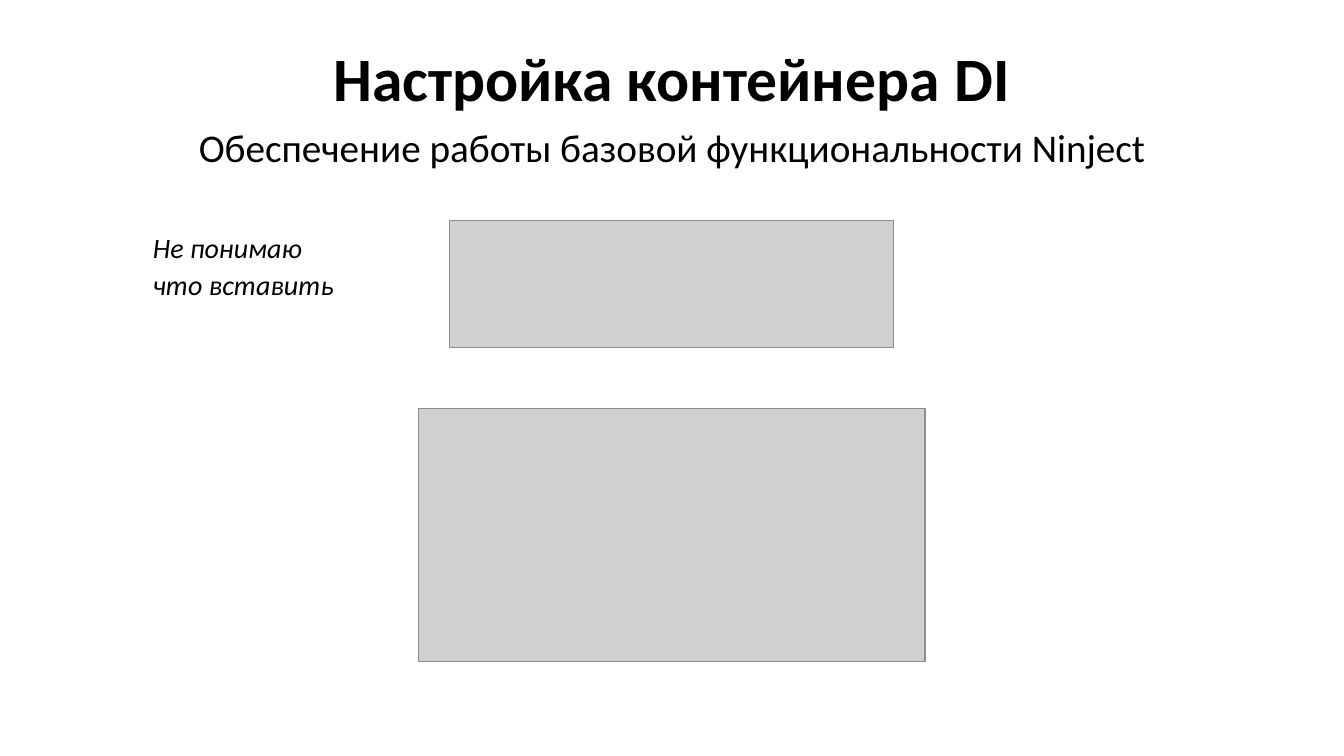
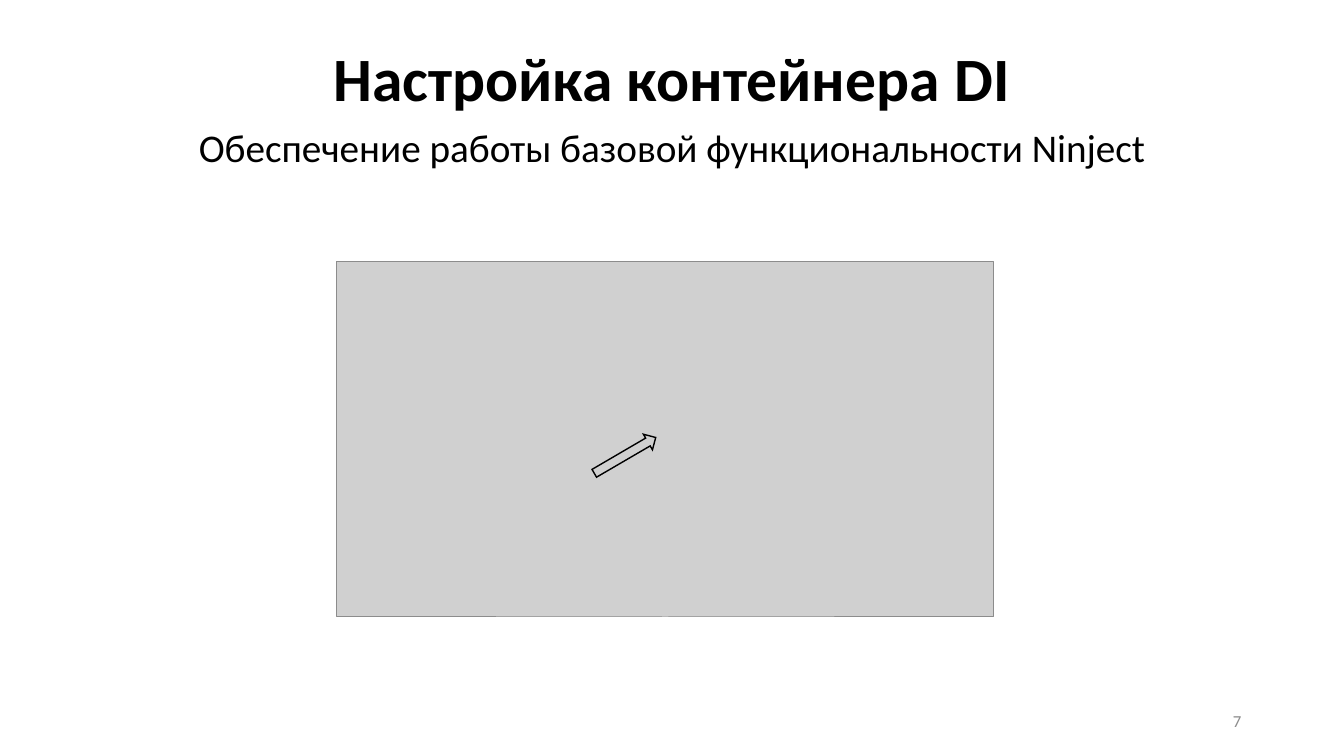
Before and after one commit to sd710/LastWorkDocuments, a slide deck: slide 7 of Subbotin_Present.pptx (slide 6 before the commit). Drawn at 1344x756 pixels with LibreOffice and Linux fonts; fonts in the diff are those of the drawing; grey boxes stand for pictures. Boxes give left, top, right and bottom in pixels: in the first picture for what was removed or moved away, otherwise in the second. Text is boxed around its words. In the diff, an @@ line names an element or a change of style, - is before the commit and + after.

```diff
--- a/Subbotin_Present.pptx
+++ b/Subbotin_Present.pptx
@@ picture removed at [450, 220, 894, 347] @@
@@ text at [153, 240, 334, 296]: paragraphs removed @@
-  Не понимаю
-  что вставить
@@ picture added at [337, 262, 994, 618] @@
@@ picture removed at [419, 408, 926, 661] @@
@@ right arrow added at [590, 430, 661, 482], outline #000000 1 pt @@
@@ page number added at [1233, 716, 1241, 727], 12 pt, text #8C8C8C @@
+7
```
Also in this commit, not shown: 14 other slides changed, 4 slides added, 1 slide removed, 5 other files.
